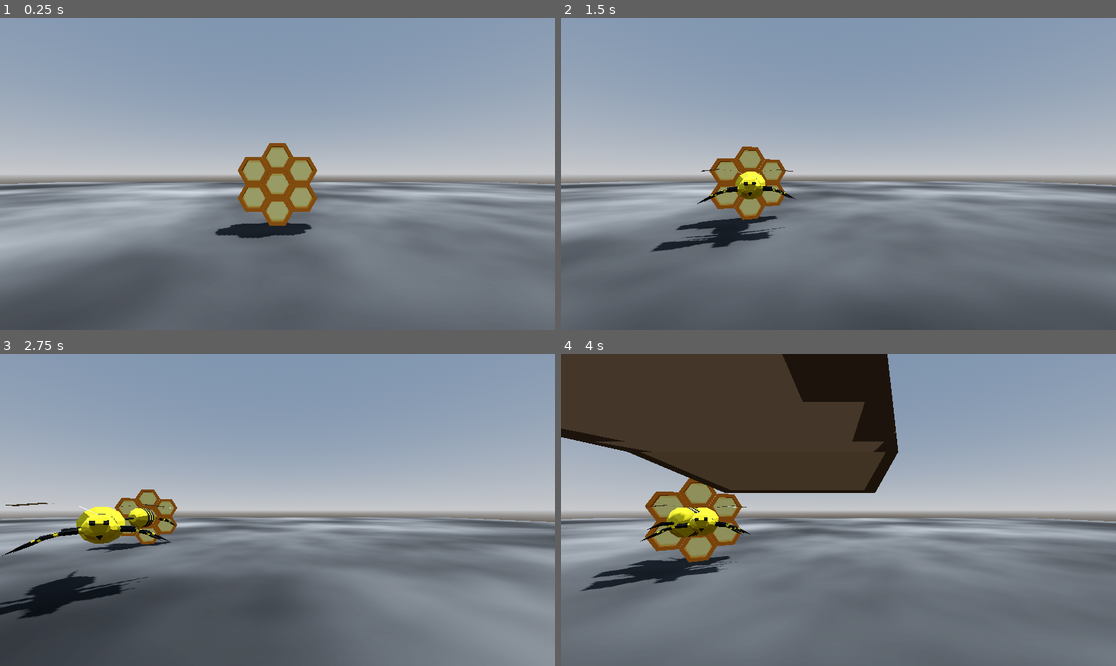
Above: before the commit, frames 1-4 (two rows, left to right).
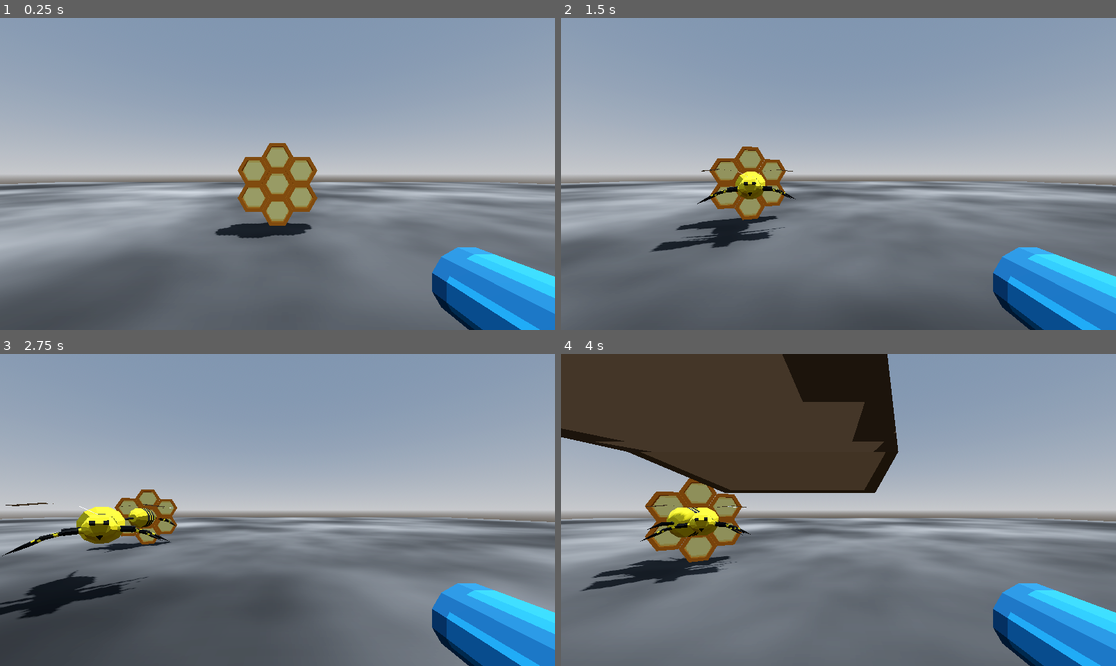
Above: after the commit, the same moments.

Repository: partkyle/bellhivers
Game: Godot game, scene res://scenes/main.tscn
The game is run twice, just before and just after one commit, with the same random seed, the same clock (stepped at 60 frames per second) and the same inputs.
Inputs:
- Up to frame 1 (0.25 s): no input
- Up to frame 2 (1.5 s): tap Enter at 0.5 s; hold D (move_right) 0.53-1.28 s; hold S (move_down) from 1.28 s (still down)
- Up to frame 3 (2.75 s): release S (move_down) at 2.03 s; hold D (move_right) from 2.03 s (still down)
- Up to frame 4 (4 s): release D (move_right) at 2.78 s; hold W (move_up) 2.78-3.53 s; hold A (move_left) from 3.53 s (still down)

The runs differ from the first frame. In frame 1, 4.7% of the frame differs, in the area x 77-100%, y 73-100%; in frame 2, 4.7%; in frame 3, 4.7%; in frame 4, 4.7%.

Commit message:
make a quick gun

Diff:
--- /dev/null
+++ b/bodies/gun_inherited.tscn
@@ -0,0 +1,5 @@
+[gd_scene load_steps=2 format=3 uid="uid://csiod4xs6bts6"]
+
+[ext_resource type="PackedScene" uid="uid://bj4yfvqxmt40" path="res://assets/gun.glb" id="1_mwg3i"]
+
+[node name="Gun" instance=ExtResource("1_mwg3i")]
--- a/bodies/player.tscn
+++ b/bodies/player.tscn
@@ -1,6 +1,7 @@
-[gd_scene load_steps=4 format=3 uid="uid://beepb4m8e6685"]
+[gd_scene load_steps=5 format=3 uid="uid://beepb4m8e6685"]
 
 [ext_resource type="Script" path="res://scripts/player.gd" id="1_whwnc"]
+[ext_resource type="PackedScene" uid="uid://csiod4xs6bts6" path="res://bodies/gun_inherited.tscn" id="2_c3pai"]
 
 [sub_resource type="CapsuleShape3D" id="CapsuleShape3D_p7v33"]
 
@@ -16,3 +17,6 @@
 [node name="MeshInstance3D" type="MeshInstance3D" parent="."]
 transform = Transform3D(1, 0, 0, 0, 1, 0, 0, 0, 1, 0, 1, 0)
 mesh = SubResource("CapsuleMesh_ddein")
+
+[node name="Gun" parent="." instance=ExtResource("2_c3pai")]
+transform = Transform3D(1, 0, 0, 0, 1, 0, 0, 0, 1, 0.683076, 1.35979, -0.593893)
Binary file added: assets/gun.glb
Not shown, added: assets/gun.glb.import
Binary file added: assets/gun.png
Not shown, added: assets/gun.png.import
Binary file added: assets/gun_0.png
Not shown, added: assets/gun_0.png.import
Not shown, changed: TODO.md
Not shown, added: assets/gun.bbmodel
